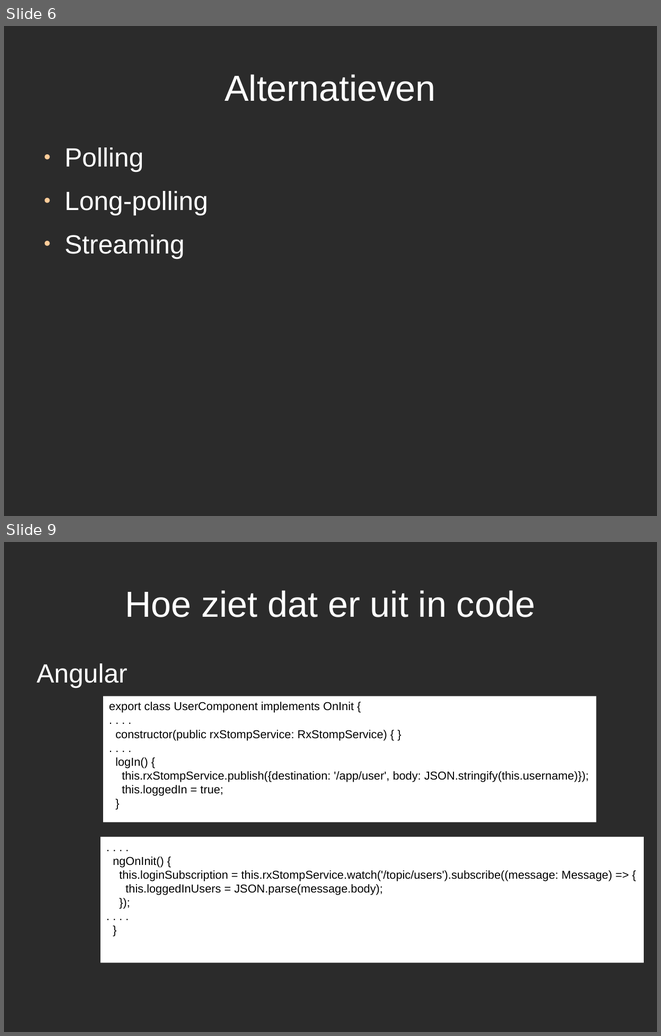
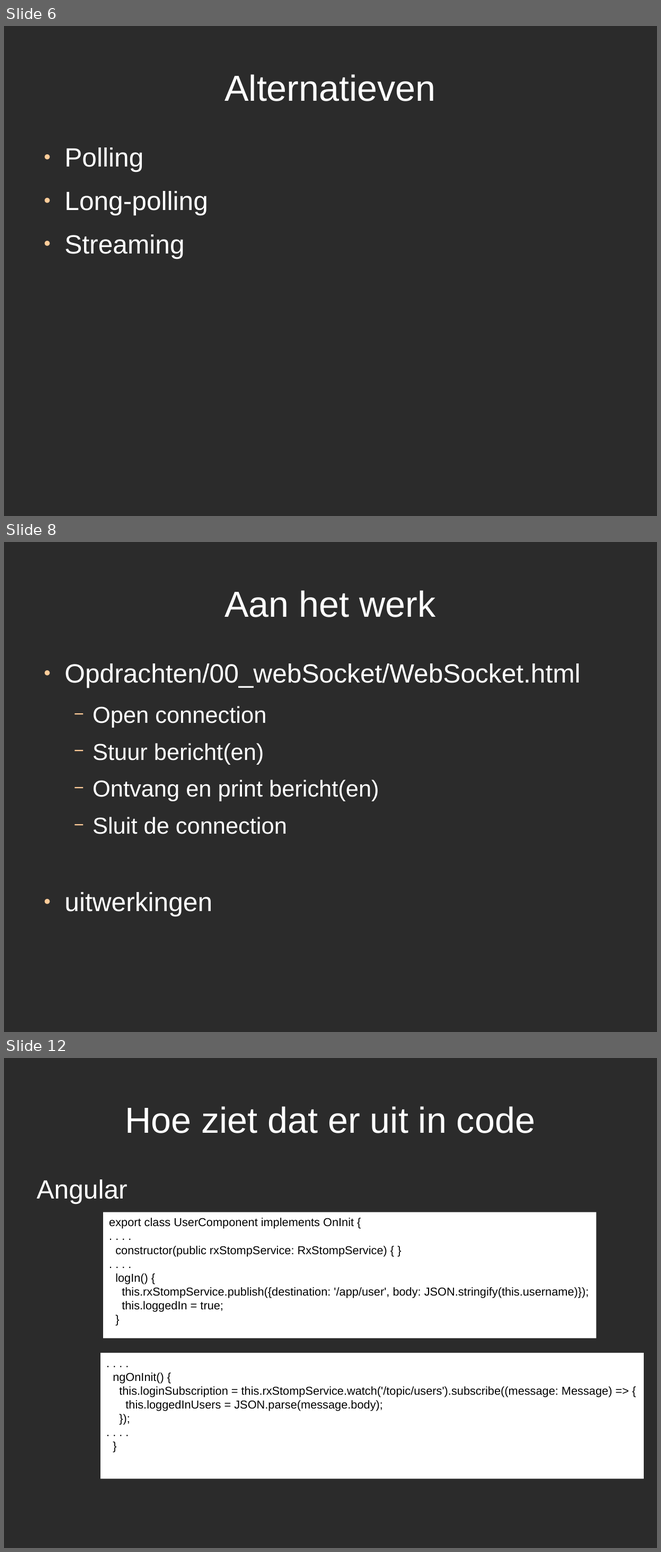
Before and after one commit to jwiggers/demo1, a slide deck: Workshop_Websockets.odp. Shown one above the other, each under a label of ours: slides 6 and 9 before the commit, slides 6, 8 and 12 after it; the slides between them are not shown. The pictures are 661x1036 and 661x1552 pixels, drawn with LibreOffice and Linux fonts; fonts in the diff are those of the drawing; background and template pictures are left out; a plain dark background stands for a picture behind light text. Boxes give left, top, right and bottom in pixels: in the first picture for what was removed or moved away, otherwise in the second. Text is boxed around its words. In the diff, an @@ line names an element or a change of style, - is before the commit and + after.

```diff
--- a/Workshop_Websockets.odp
+++ b/Workshop_Websockets.odp
@@ slide 8 added at (4,542,657,1032), background picture (left out) @@
@@ title added at (224,590,436,617), 44 pt, text #FFFFFF @@
+Aan het werk
@@ text added at (64,663,580,916), 28 pt, text #FFFFFF @@
+● Opdrachten/00_webSocket/WebSocket.html
+  − Open connection
+  − Stuur bericht(en)
+  − Ontvang en print bericht(en)
+  − Sluit de connection
+● uitwerkingen
@@ what was slide 9 is now slide 12 @@
```
Also in this commit, not shown: 1 slide changed, 3 other slides added, 1 slide removed, 6 other files.
